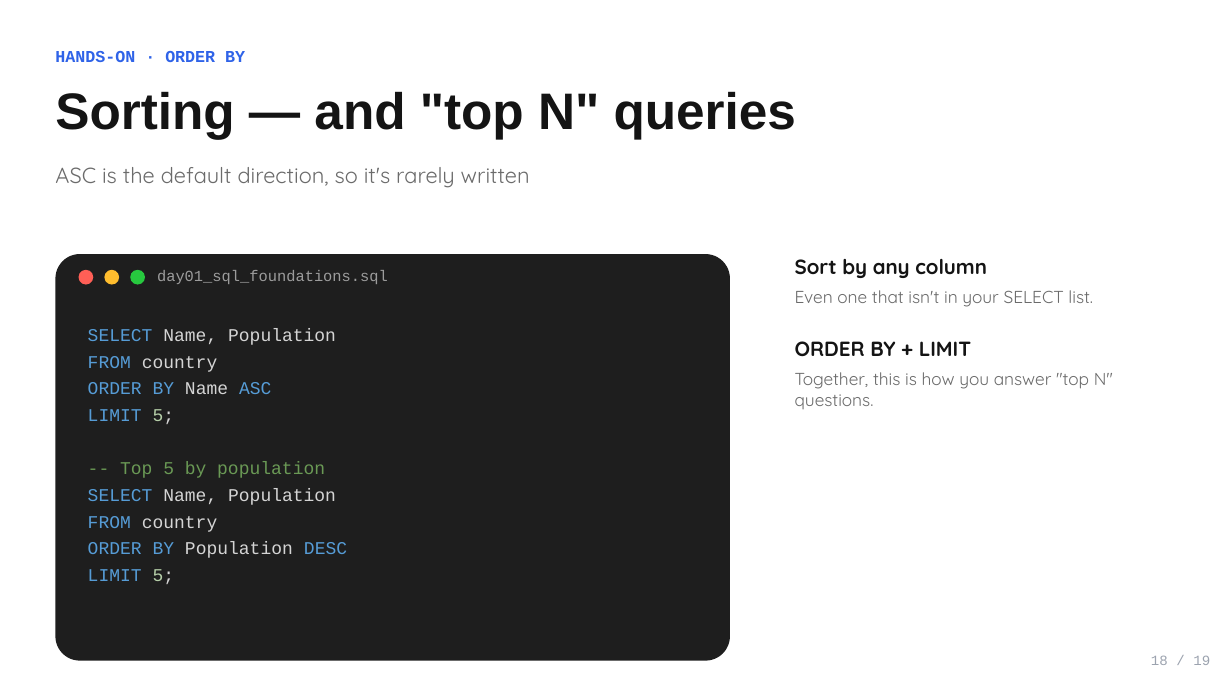
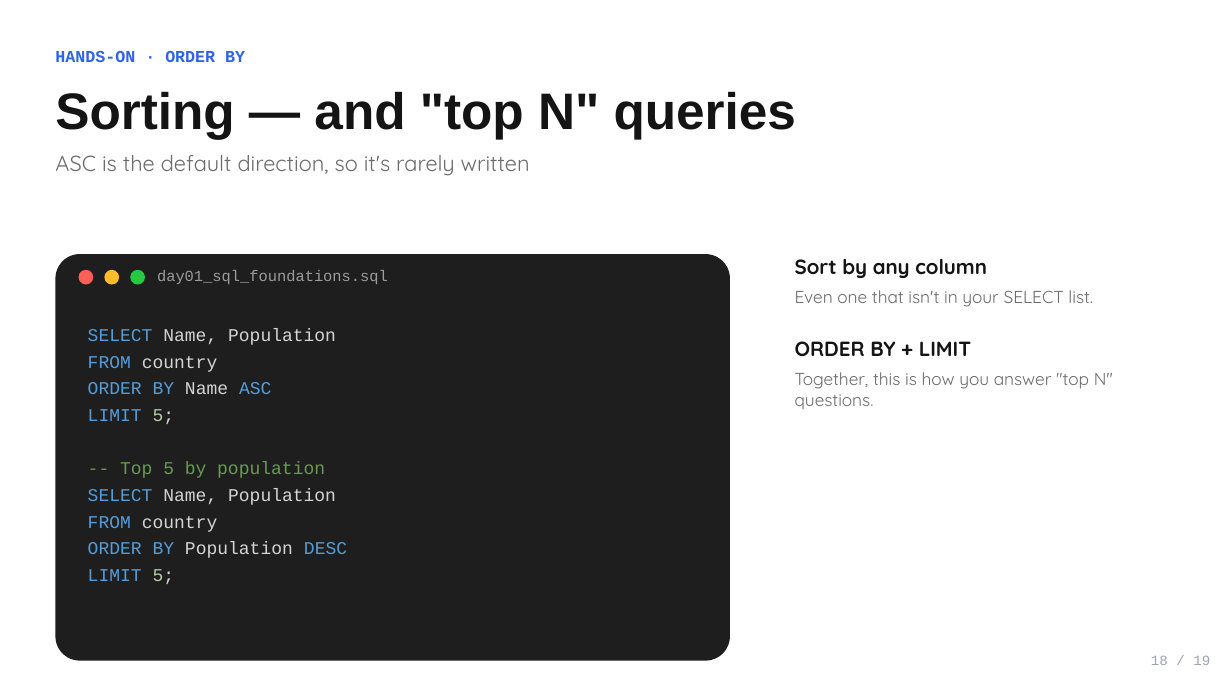
Before and after one commit to a7madmostafa/sql-for-data-analysis, a slide deck: slide 18 of Day 01/D01_01_Materials/Day 01 - SQL Foundations.pptx. Drawn at 1232x693 pixels with LibreOffice and Linux fonts; fonts in the diff are those of the drawing. Boxes give left, top, right and bottom in pixels: in the first picture for what was removed or moved away, otherwise in the second. Text is boxed around its words. In the diff, an @@ line names an element or a change of style, - is before the commit and + after.

```diff
--- a/Day 01/D01_01_Materials/Day 01 - SQL Foundations.pptx
+++ b/Day 01/D01_01_Materials/Day 01 - SQL Foundations.pptx
@@ text "ASC is the default direction, ...": place and size @@
-text "ASC is the default direction, ..." at [55,167,530,188]
+text "ASC is the default direction, ..." at [55,155,530,176]
```
Also in this commit, not shown: 16 other slides changed, 12 other files.
